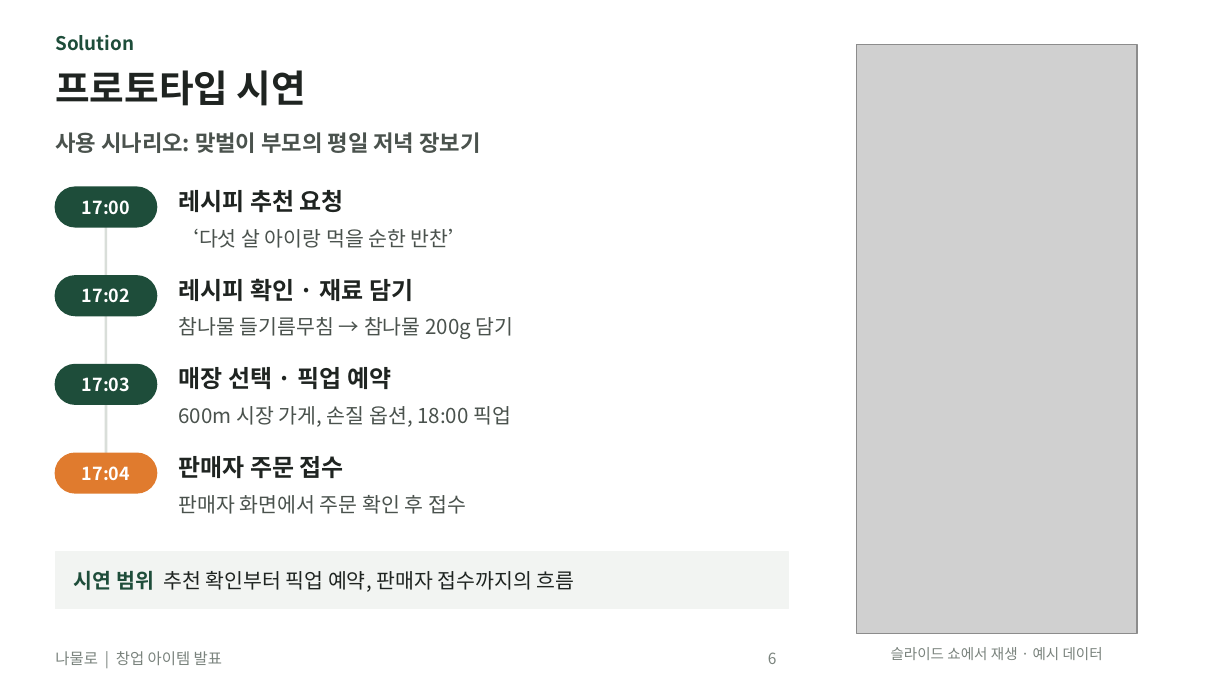
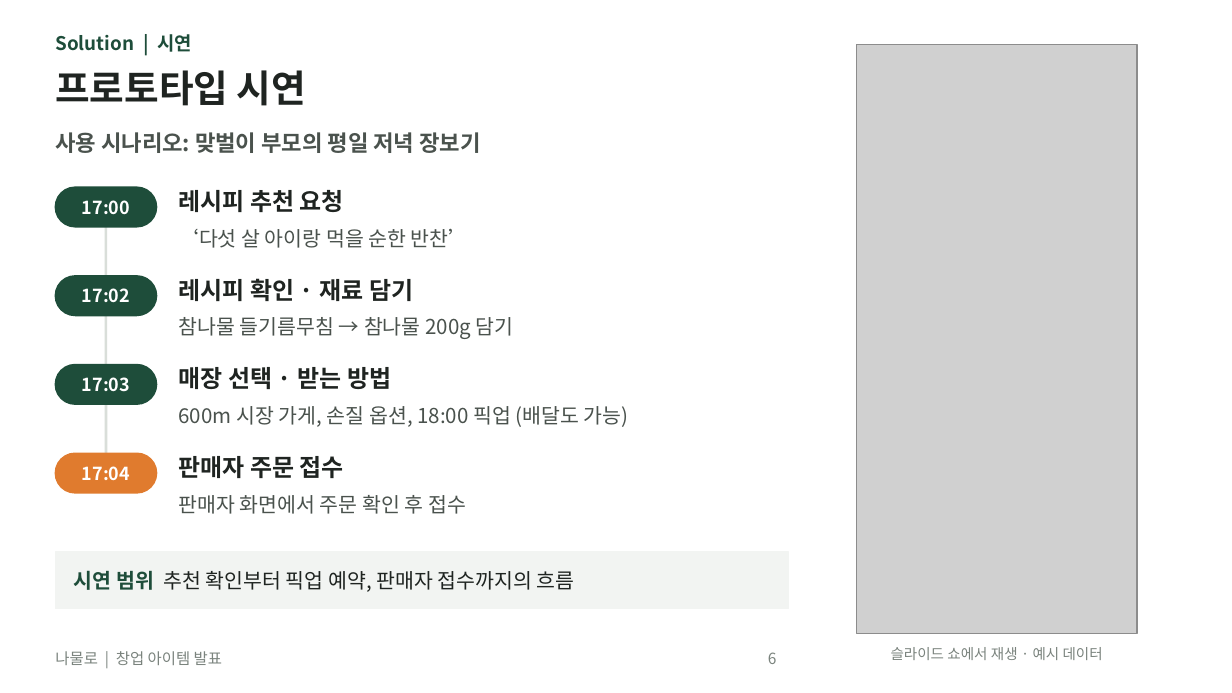
Before and after one commit to yonghoon7153-source/Yonghoon-DEM-DFT, a slide deck: slide 6 of namul-platform/02_발표자료_나물로.pptx. Drawn at 1232x693 pixels with LibreOffice and Linux fonts; fonts in the diff are those of the drawing; grey boxes stand for pictures. Boxes give left, top, right and bottom in pixels: in the first picture for what was removed or moved away, otherwise in the second. Text is boxed around its words. In the diff, an @@ line names an element or a change of style, - is before the commit and + after.

```diff
--- a/namul-platform/02_발표자료_나물로.pptx
+++ b/namul-platform/02_발표자료_나물로.pptx
@@ text at [55, 34, 192, 52]: text changed @@
-Solution
+Solution | 시연
@@ text at [179, 367, 391, 389]: text changed @@
-매장 선택 · 픽업 예약
+매장 선택 · 받는 방법
@@ text at [179, 406, 629, 427]: text changed @@
-600m 시장 가게, 손질 옵션, 18:00 픽업
+600m 시장 가게, 손질 옵션, 18:00 픽업 (배달도 가능)
```
Also in this commit, not shown: 13 other slides changed, 24 other files.
